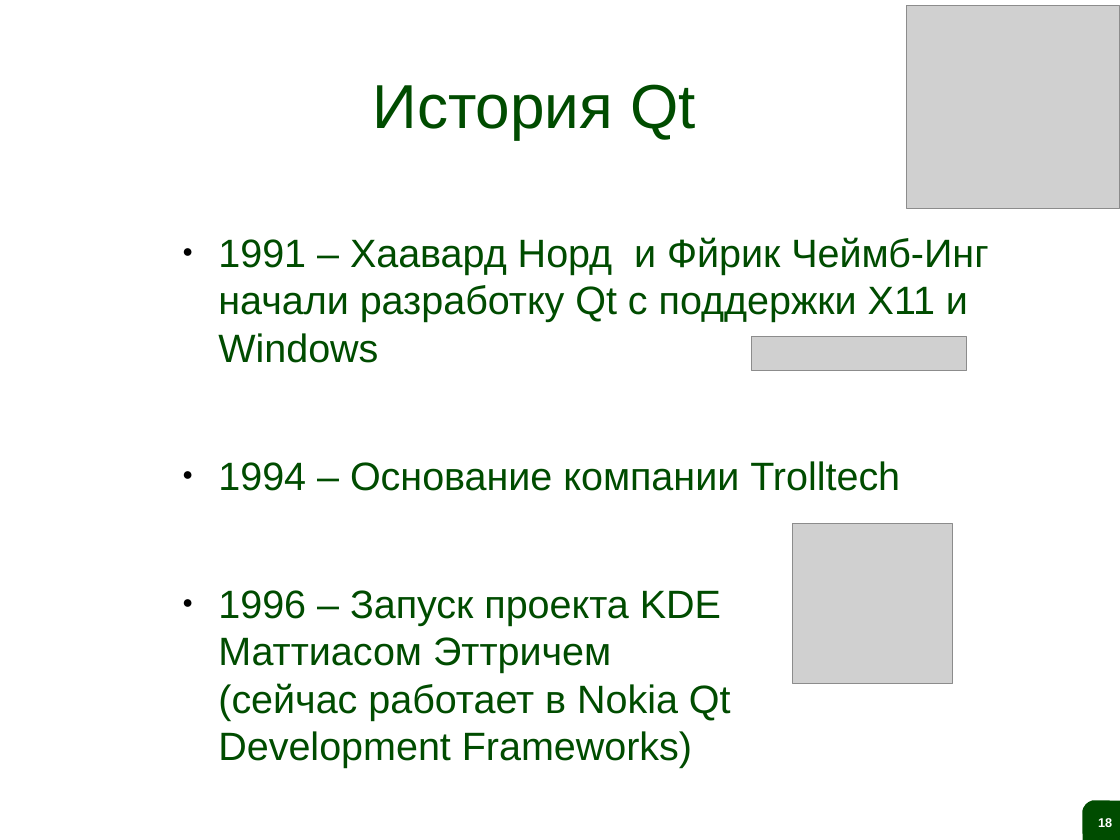
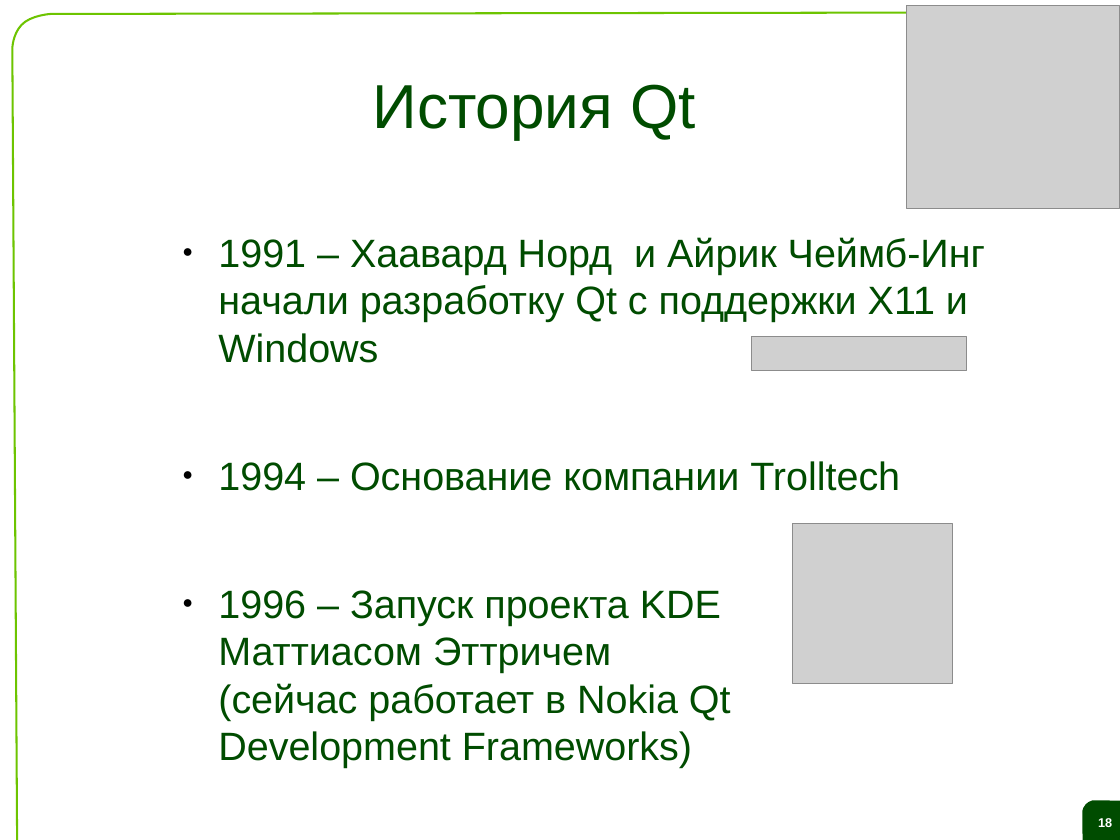
Before and after one commit to saa/qecm, a slide deck: slide 18 of Lectures and Exercises/L01 - The ideas behind Qt and a live demo/L1 Slides.odp. Drawn at 1120x840 pixels with LibreOffice and Linux fonts; fonts in the diff are those of the drawing; grey boxes stand for pictures; background and template pictures are left out. Boxes give left, top, right and bottom in pixels: in the first picture for what was removed or moved away, otherwise in the second. Text is boxed around its words. In the diff, an @@ line names an element or a change of style, - is before the commit and + after.

```diff
--- a/Lectures and Exercises/L01 - The ideas behind Qt and a live demo/L1 Slides.odp
+++ b/Lectures and Exercises/L01 - The ideas behind Qt and a live demo/L1 Slides.odp
@@ freeform shape added at [12, 12, 1120, 840], outline #6DC400 1.45 pt @@
@@ text at [218, 237, 985, 363]: text changed @@
-● 1991 – Хаавард Норд и Фйрик Чеймб-Инг начали разработку Qt с поддержки X11 и Windows
+● 1991 – Хаавард Норд и Айрик Чеймб-Инг начали разработку Qt с поддержки X11 и Windows
```
Also in this commit, not shown: 30 other slides changed, 1 other file.
